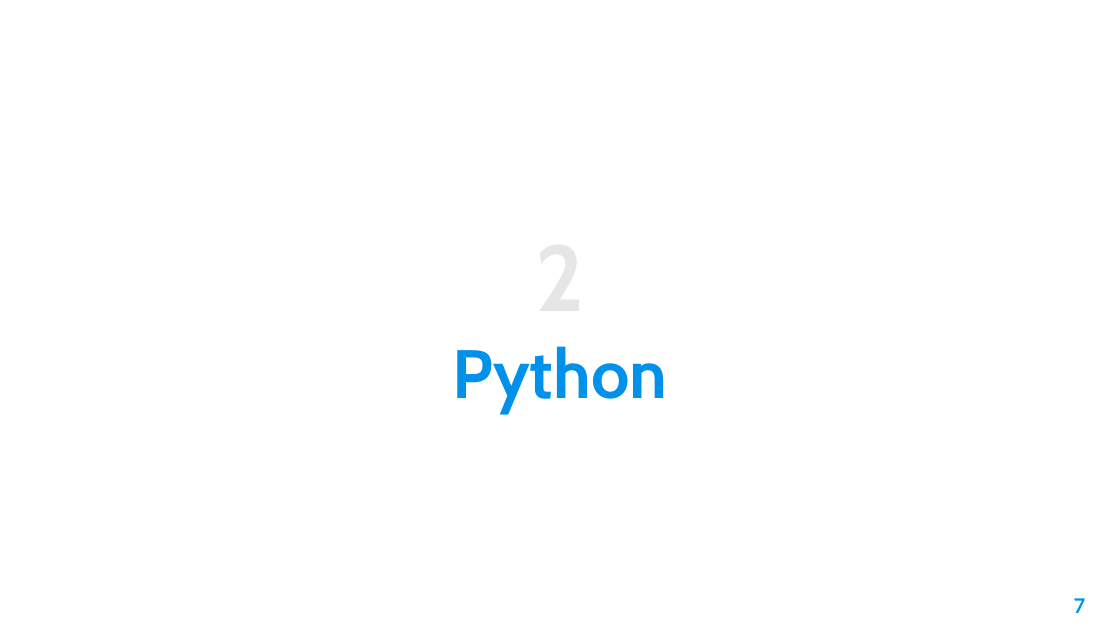
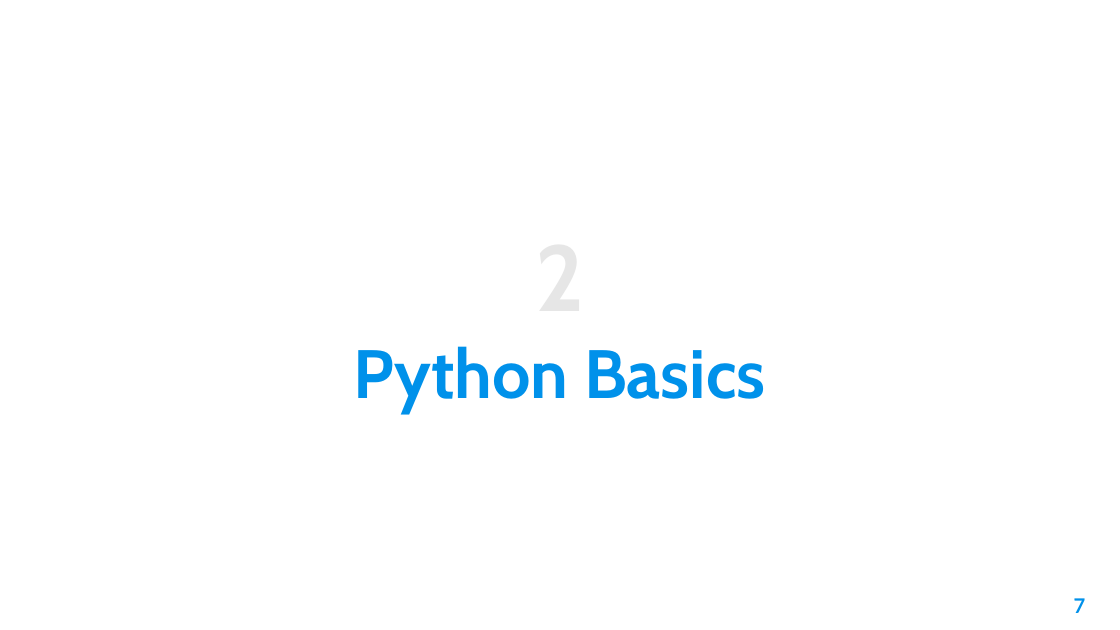
Before and after one commit to AleeRezaa/learn-python, a slide deck: slide 7 of Python.pptx. Drawn at 1120x630 pixels with LibreOffice and Linux fonts; fonts in the diff are those of the drawing; background and template pictures are left out. Boxes give left, top, right and bottom in pixels: in the first picture for what was removed or moved away, otherwise in the second. Text is boxed around its words. In the diff, an @@ line names an element or a change of style, - is before the commit and + after.

```diff
--- a/Python.pptx
+++ b/Python.pptx
@@ title at [354,346,766,413]: text changed @@
-Python
+Python Basics
```
Also in this commit, not shown: 6 other slides changed, 2 slides added, 1 slide removed, 1 other file.
